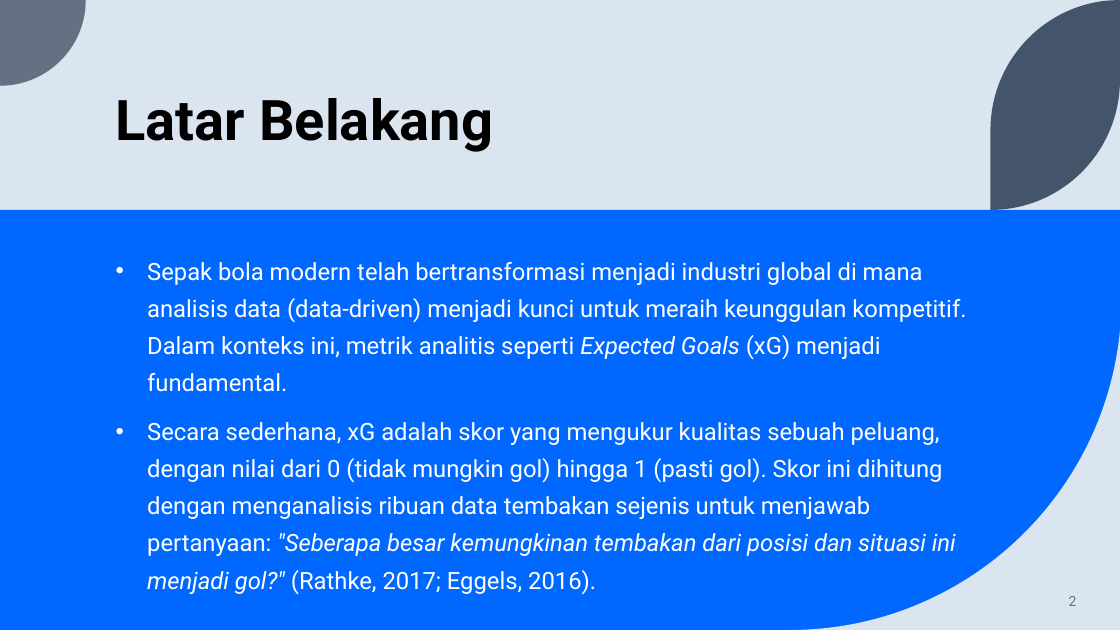
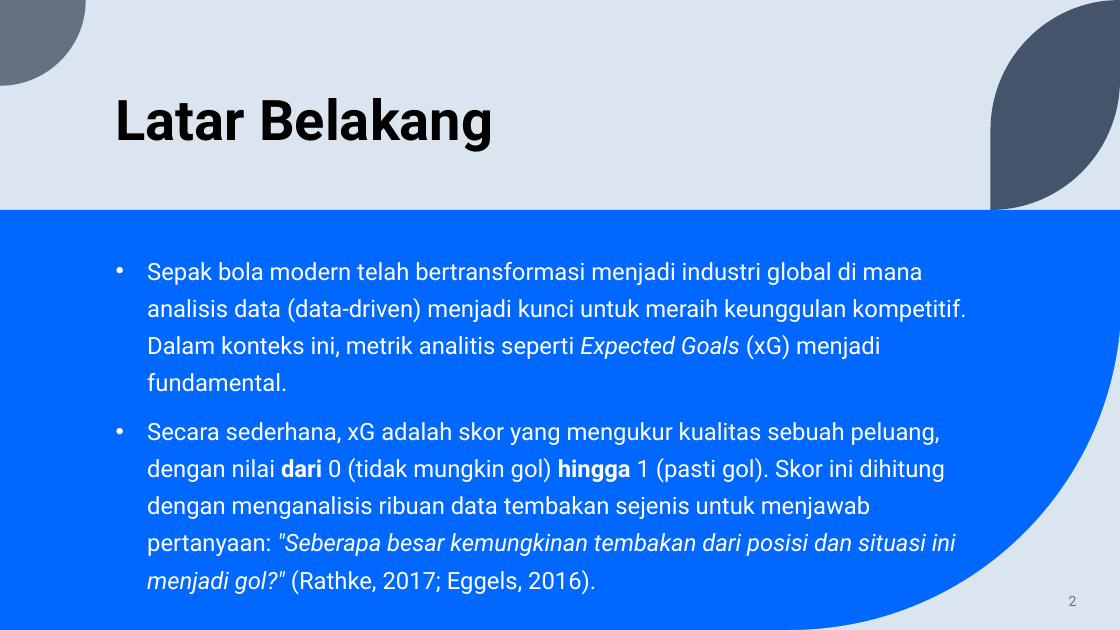
Before and after one commit to fadhilra101/skripsi, a slide deck: slide 2 of ppt/PPT SEMPRO FADHIL.pptx. Drawn at 1120x630 pixels with LibreOffice and Linux fonts; fonts in the diff are those of the drawing. Boxes give left, top, right and bottom in pixels: in the first picture for what was removed or moved away, otherwise in the second. Text is boxed around its words. In the diff, an @@ line names an element or a change of style, - is before the commit and + after.

```diff
--- a/ppt/PPT SEMPRO FADHIL.pptx
+++ b/ppt/PPT SEMPRO FADHIL.pptx
@@ text at (147, 422, 956, 556): bold on in "dari hingga" @@
```
Also in this commit, not shown: 9 other slides changed, 1 slide added, 1 other file.
